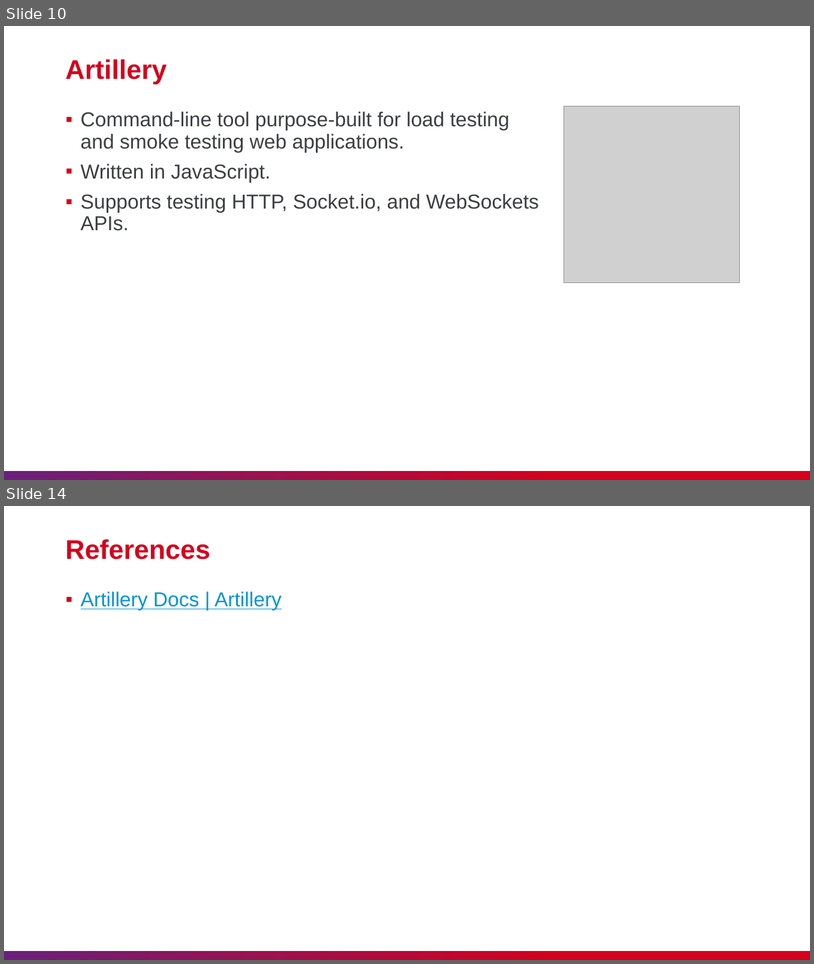
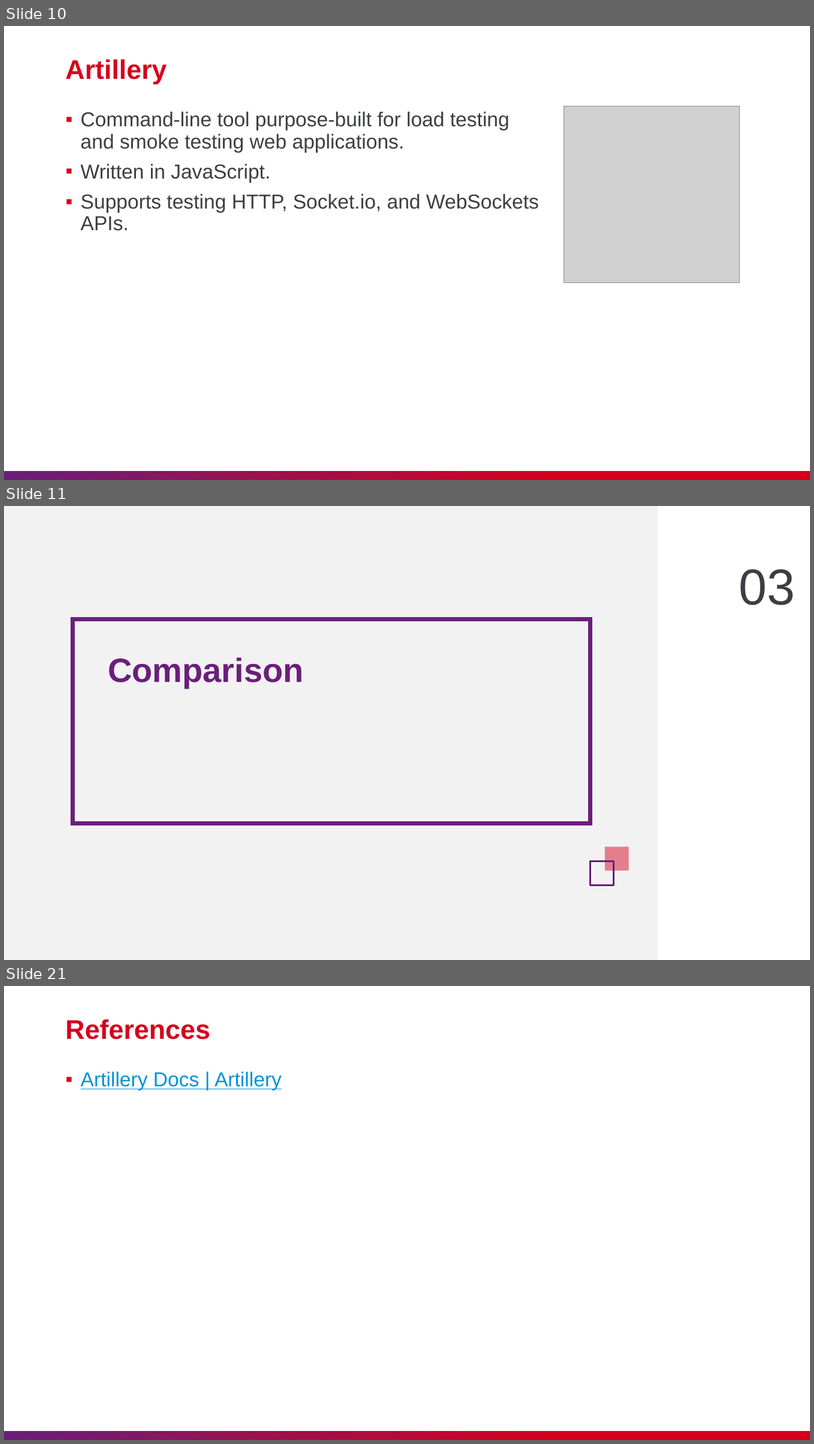
Before and after one commit to nashtech-garage/nodejs-vite-js_load_test, a slide deck: artillery/slide/NT_Artillery.pptx. Shown one above the other, each under a label of ours: slides 10 and 14 before the commit, slides 10, 11 and 21 after it; the slides between them are not shown. The pictures are 814x964 and 814x1444 pixels, drawn with LibreOffice and Linux fonts; fonts in the diff are those of the drawing; grey boxes stand for pictures. Boxes give left, top, right and bottom in pixels: in the first picture for what was removed or moved away, otherwise in the second. Text is boxed around its words. In the diff, an @@ line names an element or a change of style, - is before the commit and + after.

```diff
--- a/artillery/slide/NT_Artillery.pptx
+++ b/artillery/slide/NT_Artillery.pptx
@@ slide 11 added at (x1=4, y1=506, x2=810, y2=960), background #FFFFFF @@
@@ rectangle added at (x1=4, y1=506, x2=659, y2=960), fill #F2F2F2 @@
@@ text added at (x1=740, y1=569, x2=795, y2=605), 60 pt, text #3C3E41 @@
+03
@@ rectangle added at (x1=72, y1=619, x2=590, y2=823), outline #D6001C 5 pt @@
@@ text added at (x1=108, y1=657, x2=303, y2=688), 40 pt, text gradient #6A1F7A to #D6001C, bold @@
+Comparison
@@ rectangle added at (x1=605, y1=847, x2=629, y2=870), fill #E47E8D @@
@@ rectangle added at (x1=591, y1=861, x2=614, y2=885), outline #6A1F7A 2.25 pt @@
@@ what was slide 14 is now slide 21 @@
```
Also in this commit, not shown: 4 slides changed, 6 other slides added.
